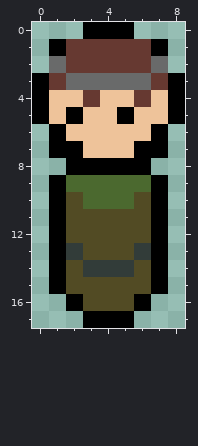
File history of a pixel-art sprite, game/intruder.png. The picture above was drawn from the file before the commit.
The file is 9x18 pixels.
The result:
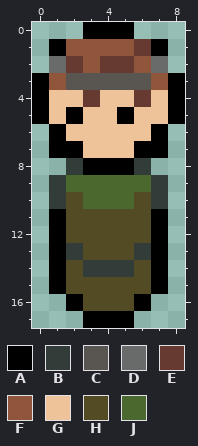
Palette (. is transparent): A #000000  B #323c39  C #595652  D #696a6a  E #663931  F #8f563b  G #eec39a  H #524b24  J #4b692f
From old to new:
Colour B replaces colour A in row 8 at x 2 and 6; in rows 9 to 10 at x 1 and 7.
Colour C replaces colour D in row 3 at x 2 to 6.
Colour F replaces colour E in row 1 at x 2 to 5; in row 2 at x 3 and 6; in row 3 at x 1 and 7.
Changed places in both pictures, as pixel boxes (x1, y1, x2, y2):
changed: (49, 39, 168, 209)
